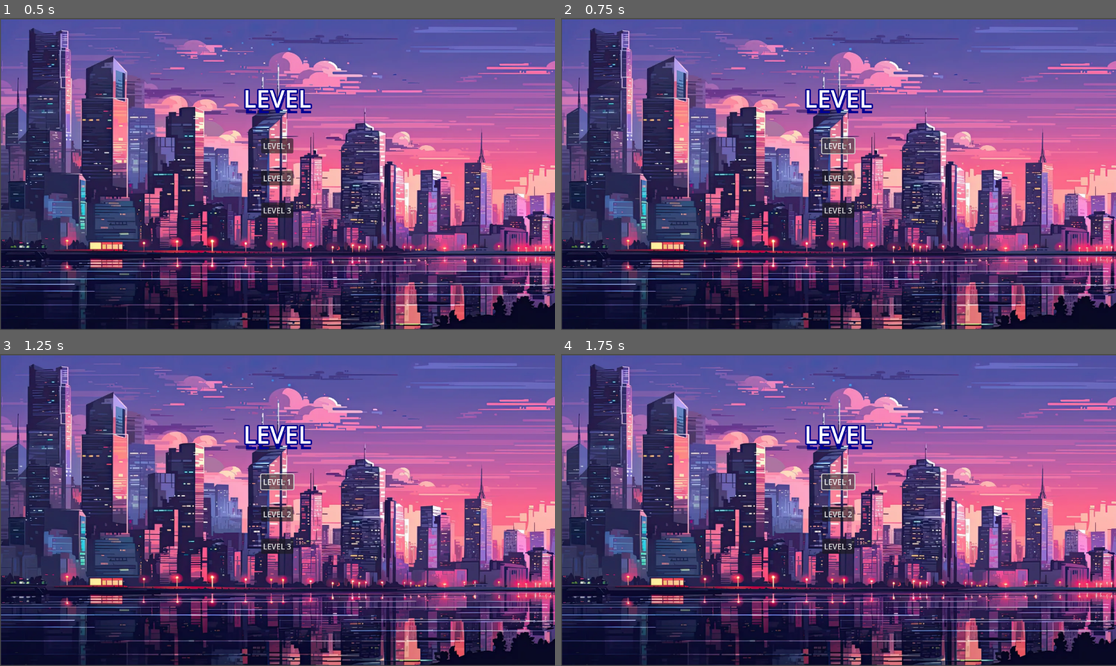
Above: before the commit, frames 1-4 (two rows, left to right).
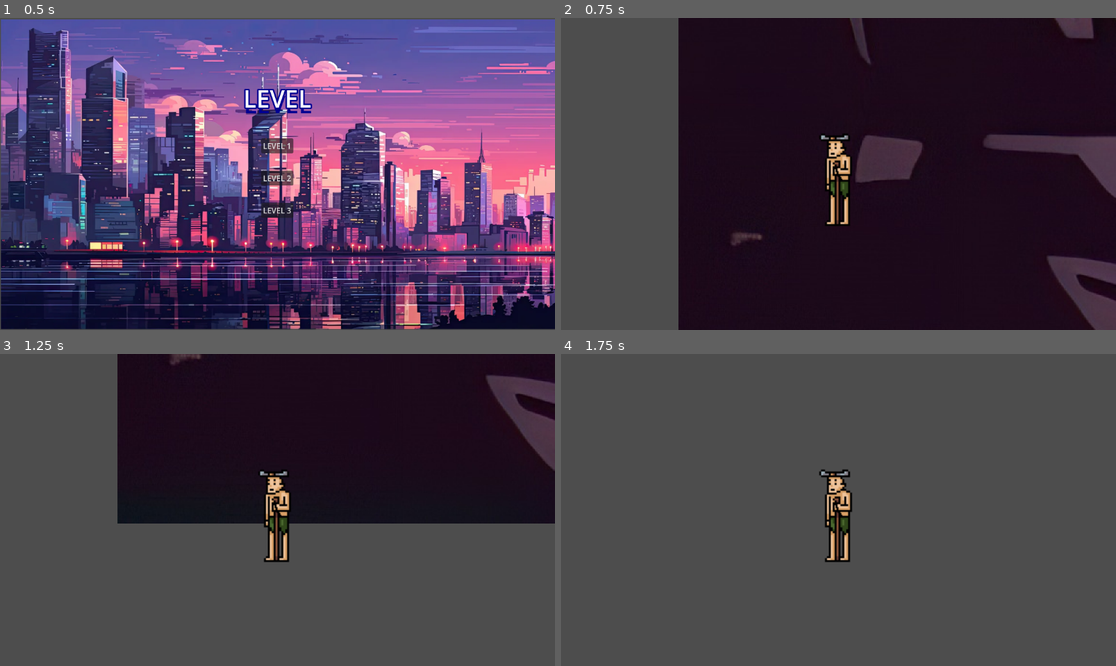
Above: after the commit, the same moments.

Repository: Muskinator/BackToHome
Game: Godot game, scene res://Scene/main_level.tscn
Two runs of this game, one before a commit and one after it. Both use one fixed random seed, a clock stepped at 60 frames per second and the inputs below. This scene is started directly instead of the project's main scene.
Inputs (mouse positions are in pixels of both pictures, inside the frame that each line leads up to):
- Up to frame 1 (0.5 s): no input
- Up to frame 2 (0.75 s): click "LEVEL 1" at 0.5 s
- Up to frame 3 (1.25 s): no input
- Up to frame 4 (1.75 s): click (838, 481) at 1.25 s, where only the run before the commit has a clickable "LEVEL 1"

Frame 1 is identical in both runs. In frame 2, 95% of the frame differs, in the area x 0-100%, y 0-100%; in frame 3, 99%; in frame 4, 98%.
Error before the commit: Parse Error: Expected indented block after function declaration. (res://Scene/main_level.gd:8)

Commit message:
fix last push

Diff:
--- a/Scene/main_level.gd
+++ b/Scene/main_level.gd
@@ -1,8 +1,10 @@
 extends Control
 @onready var button_lvl_1 = $MarginContainer/HBoxContainer/VBoxContainer/Button_lvl_1 as Button
 
+const lvl_1 = preload("res://Scene/Lvl1.tscn") as PackedScene
 
 func _ready():
 	button_lvl_1.button_down.connect(btn_1)
 
 func btn_1() -> void:
+	get_tree().change_scene_to_packed(lvl_1)
